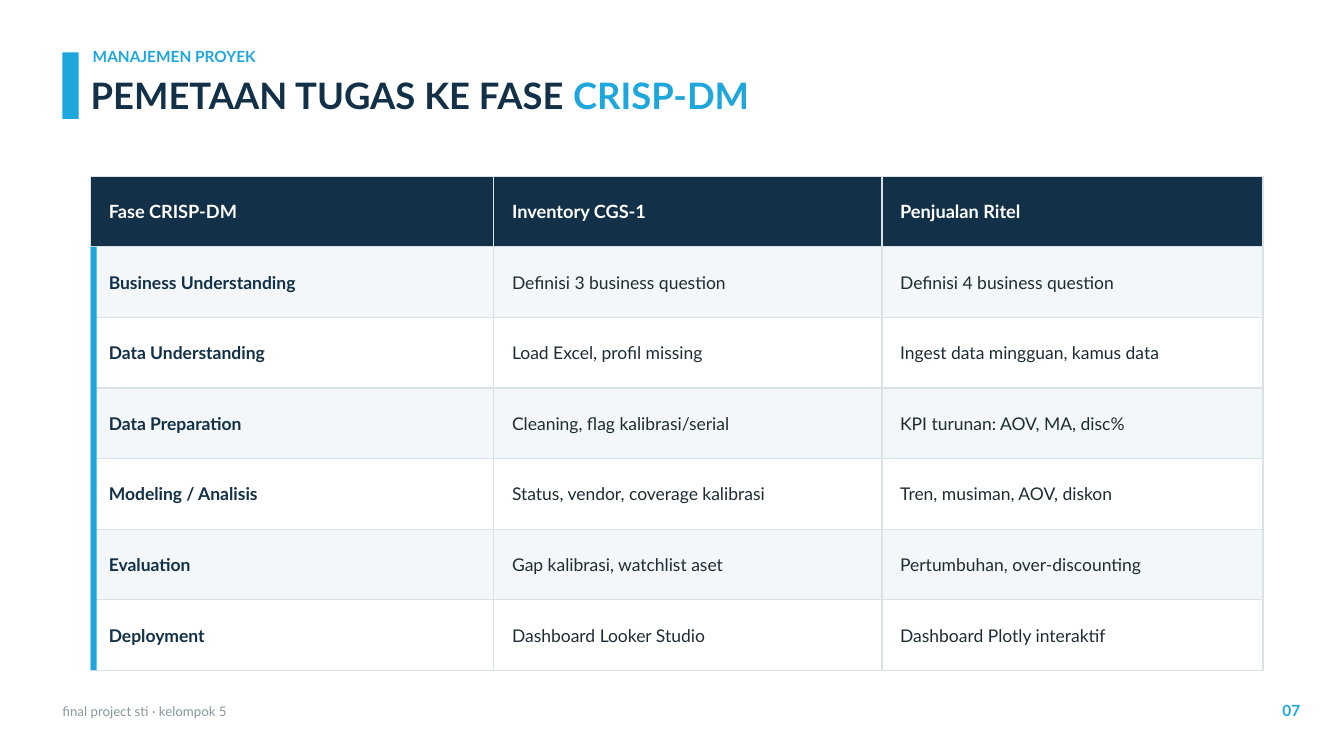
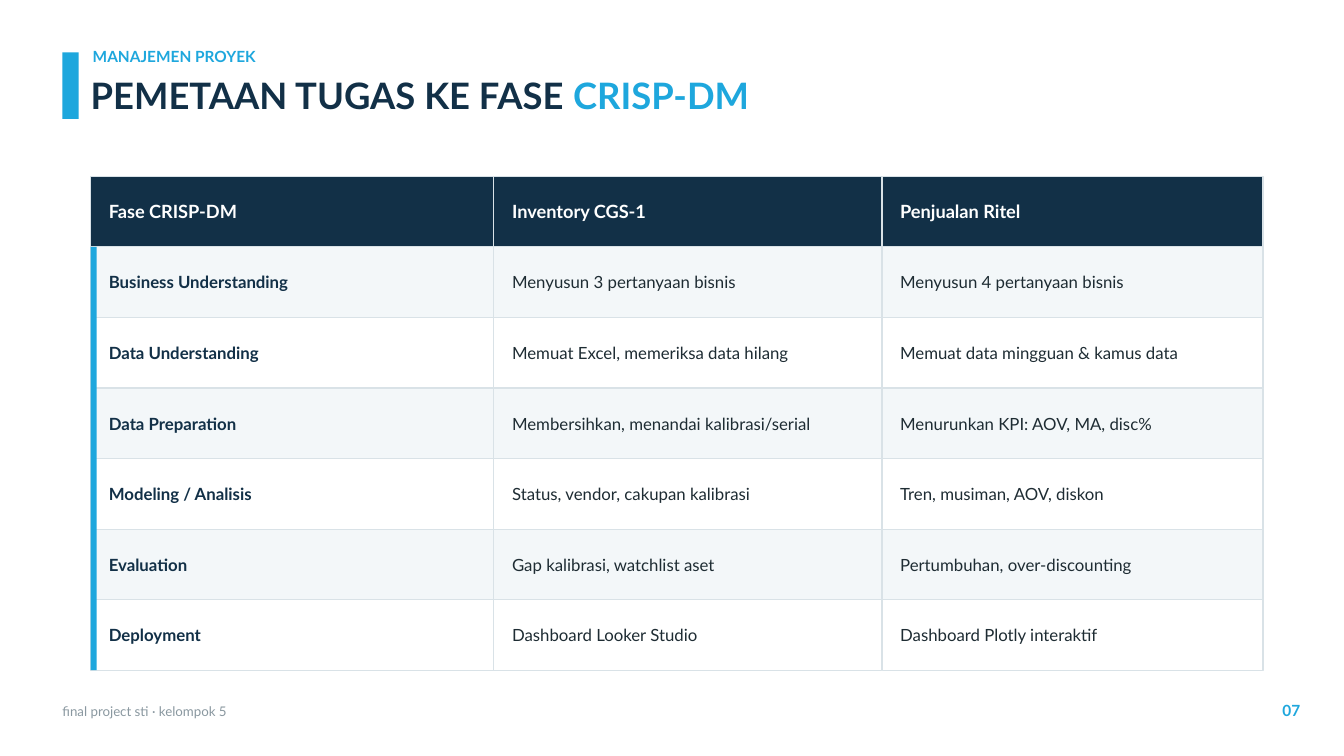
Before and after one commit to sianida26/sti-final-project-kel5, a slide deck: slide 7 of Final-Project-STI-Kel5-Presentation.pptx. Drawn at 1344x756 pixels with LibreOffice and Linux fonts; fonts in the diff are those of the drawing; background and template pictures are left out. Boxes give left, top, right and bottom in pixels: in the first picture for what was removed or moved away, otherwise in the second. Text is boxed around its words. In the diff, an @@ line names an element or a change of style, - is before the commit and + after.

```diff
--- a/Final-Project-STI-Kel5-Presentation.pptx
+++ b/Final-Project-STI-Kel5-Presentation.pptx
@@ text at [512,275,735,291]: text changed; size 12.5 to 12 pt @@
-Definisi 3 business question
+Menyusun 3 pertanyaan bisnis
@@ text at [900,275,1123,291]: text changed; size 12.5 to 12 pt @@
-Definisi 4 business question
+Menyusun 4 pertanyaan bisnis
@@ text at [512,346,788,362]: text changed; size 12.5 to 12 pt @@
-Load Excel, profil missing
+Memuat Excel, memeriksa data hilang
@@ text at [900,346,1178,362]: text changed; size 12.5 to 12 pt @@
-Ingest data mingguan, kamus data
+Memuat data mingguan & kamus data
@@ text at [512,417,810,432]: text changed; size 12.5 to 12 pt @@
-Cleaning, flag kalibrasi/serial
+Membersihkan, menandai kalibrasi/serial
@@ text at [900,417,1152,432]: text changed; size 12.5 to 12 pt @@
-KPI turunan: AOV, MA, disc%
+Menurunkan KPI: AOV, MA, disc%
@@ text at [512,487,750,503]: text changed; size 12.5 to 12 pt @@
-Status, vendor, coverage kalibrasi
+Status, vendor, cakupan kalibrasi
@@ size 12.5 to 12 pt in 11 elements at [109,275,288,291], [109,346,259,362], [109,417,237,433], [109,487,252,503], [900,487,1104,502], [109,558,187,571], [512,558,714,574], [900,558,1132,574], [109,628,201,644], [512,628,697,641], [900,628,1097,644] @@
```
Also in this commit, not shown: 12 other slides changed, 3 other files.
